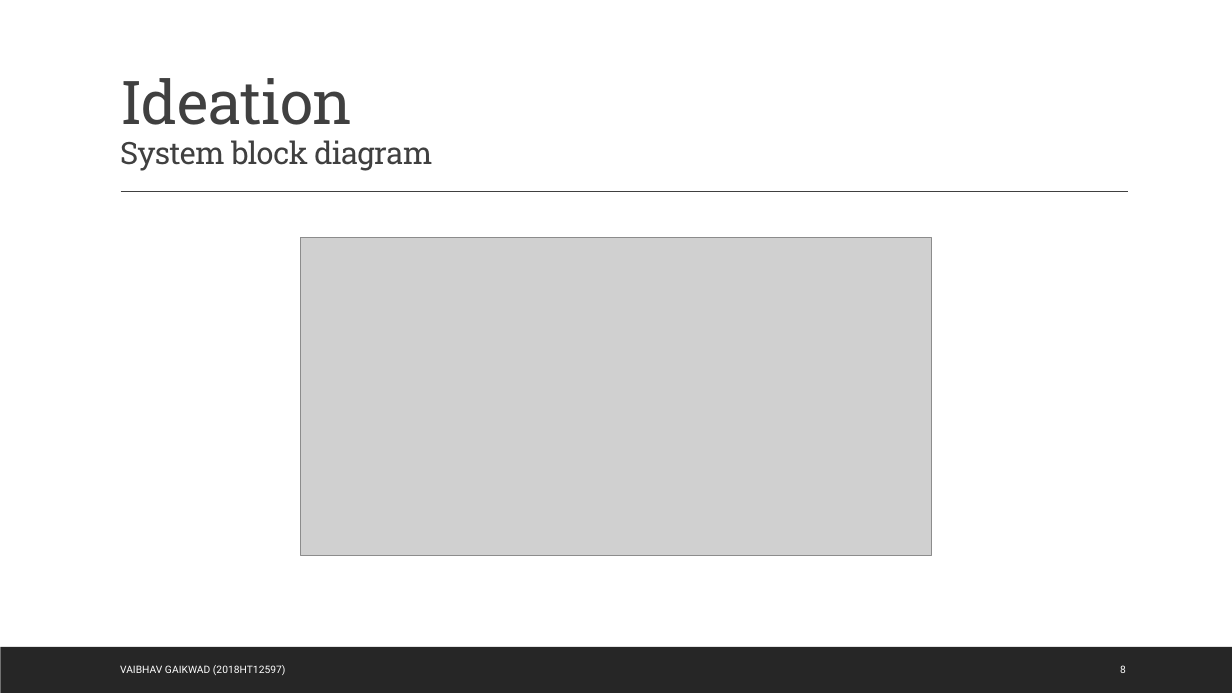
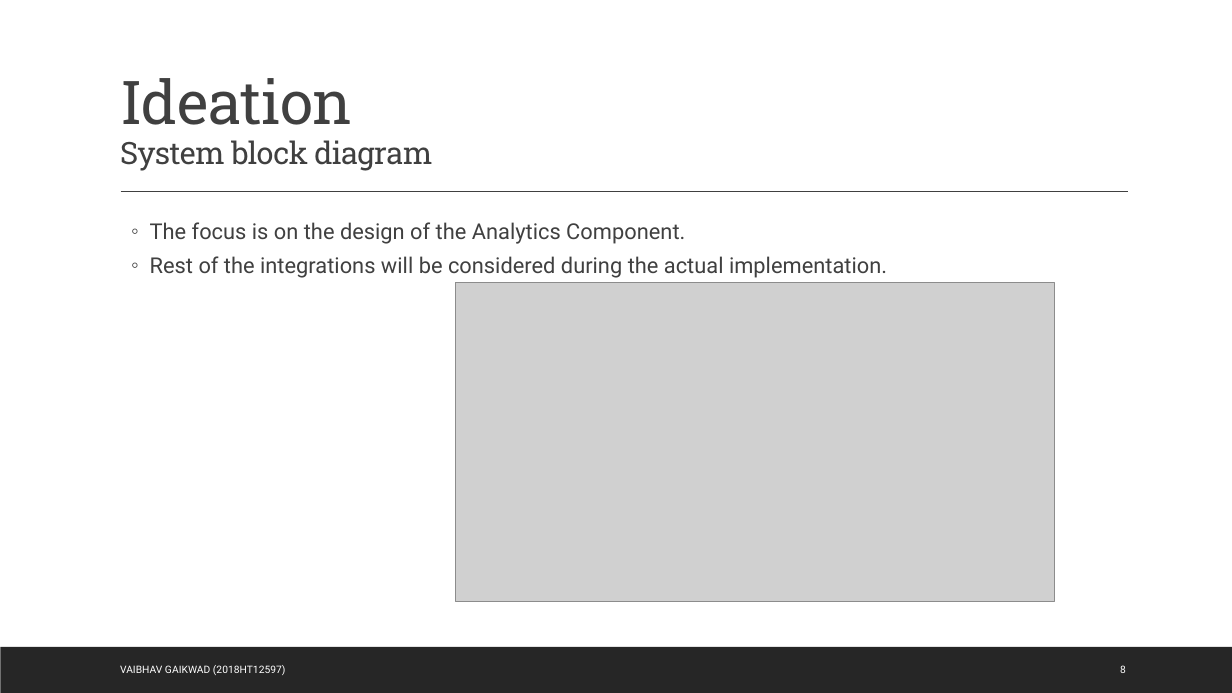
Before and after one commit to 767267/bits2018ht12597, a slide deck: slide 8 of docs/Quality of Care.pptx. Drawn at 1232x693 pixels with LibreOffice and Linux fonts; fonts in the diff are those of the drawing; grey boxes stand for pictures. Boxes give left, top, right and bottom in pixels: in the first picture for what was removed or moved away, otherwise in the second. Text is boxed around its words. In the diff, an @@ line names an element or a change of style, - is before the commit and + after.

```diff
--- a/docs/Quality of Care.pptx
+++ b/docs/Quality of Care.pptx
@@ text added at [150,222,887,278], 17 pt, text #404040 @@
+  ◦ The focus is on the design of the Analytics Component.
+  ◦ Rest of the integrations will be considered during the actual implementation.
@@ picture: place and size @@
-picture at [301,238,932,556]
+picture at [456,283,1055,602]
```
Also in this commit, not shown: 7 other slides changed, 2 slides added, 1 other file.
